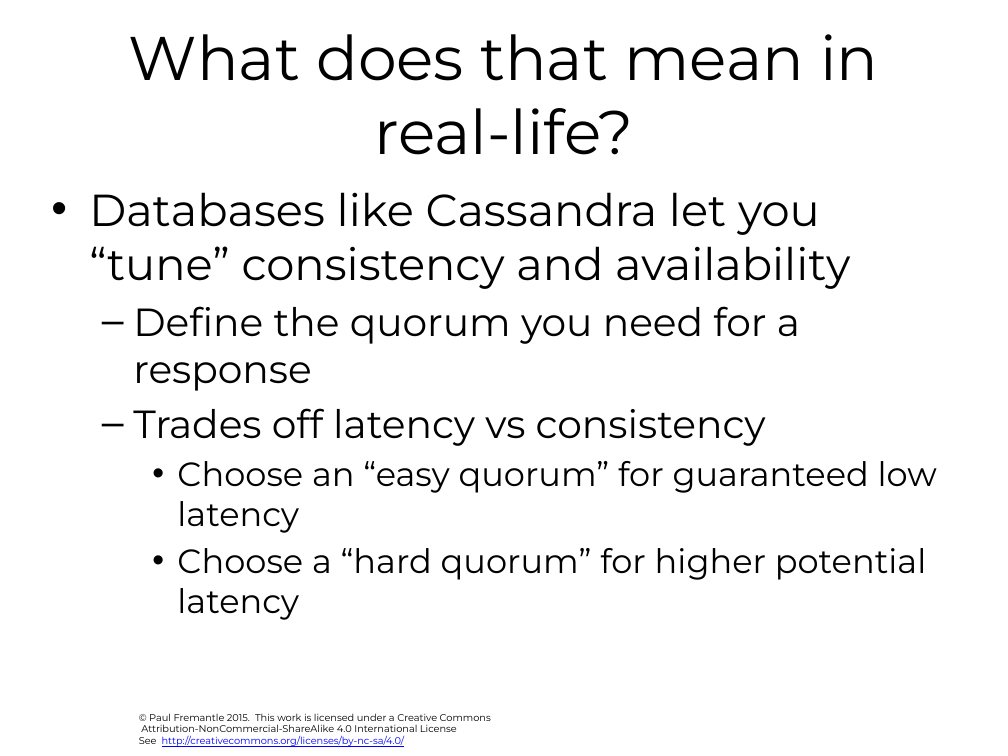
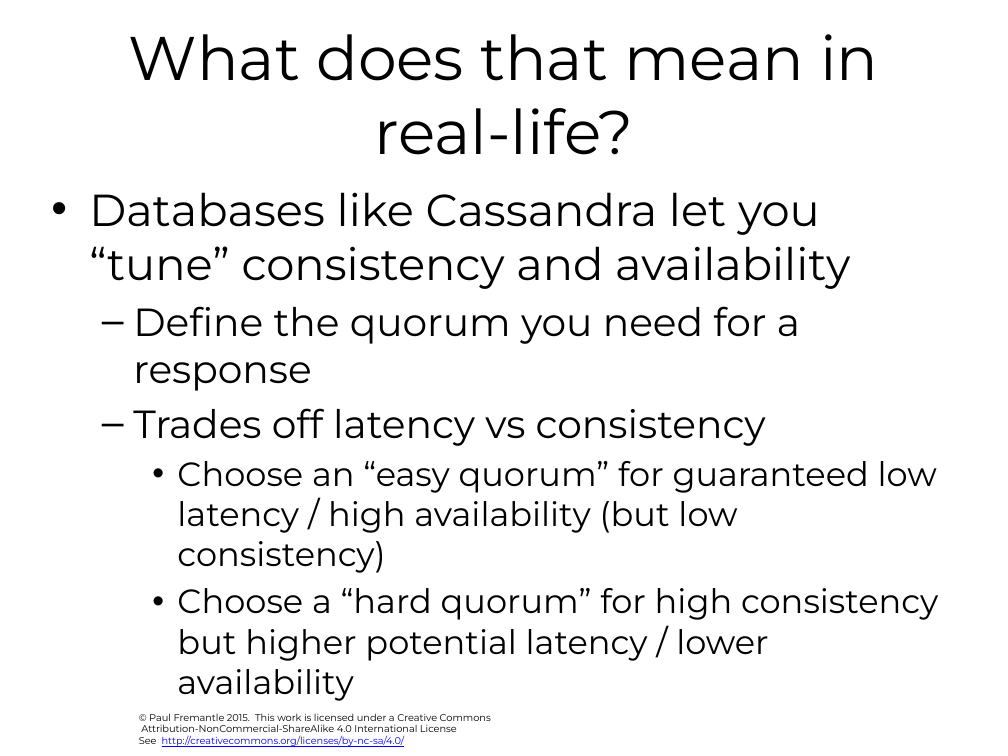
Before and after one commit to julieweeds/BigData, a slide deck: slide 31 of pres-source/06-theory.pptx. Drawn at 1008x756 pixels with LibreOffice and Linux fonts; fonts in the diff are those of the drawing; background and template pictures are left out. Boxes give left, top, right and bottom in pixels: in the first picture for what was removed or moved away, otherwise in the second. Text is boxed around its words. In the diff, an @@ line names an element or a change of style, - is before the commit and + after.

```diff
--- a/pres-source/06-theory.pptx
+++ b/pres-source/06-theory.pptx
@@ text at <box>177,461,938,661</box>: text changed @@
-    • Choose an “easy quorum” for guaranteed low latency
-    • Choose a “hard quorum” for higher potential latency
+    • Choose an “easy quorum” for guaranteed low latency / high availability (but low consistency)
+    • Choose a “hard quorum” for high consistency but higher potential latency / lower availability
```
Also in this commit, not shown: 6 other slides changed, 11 other files.
